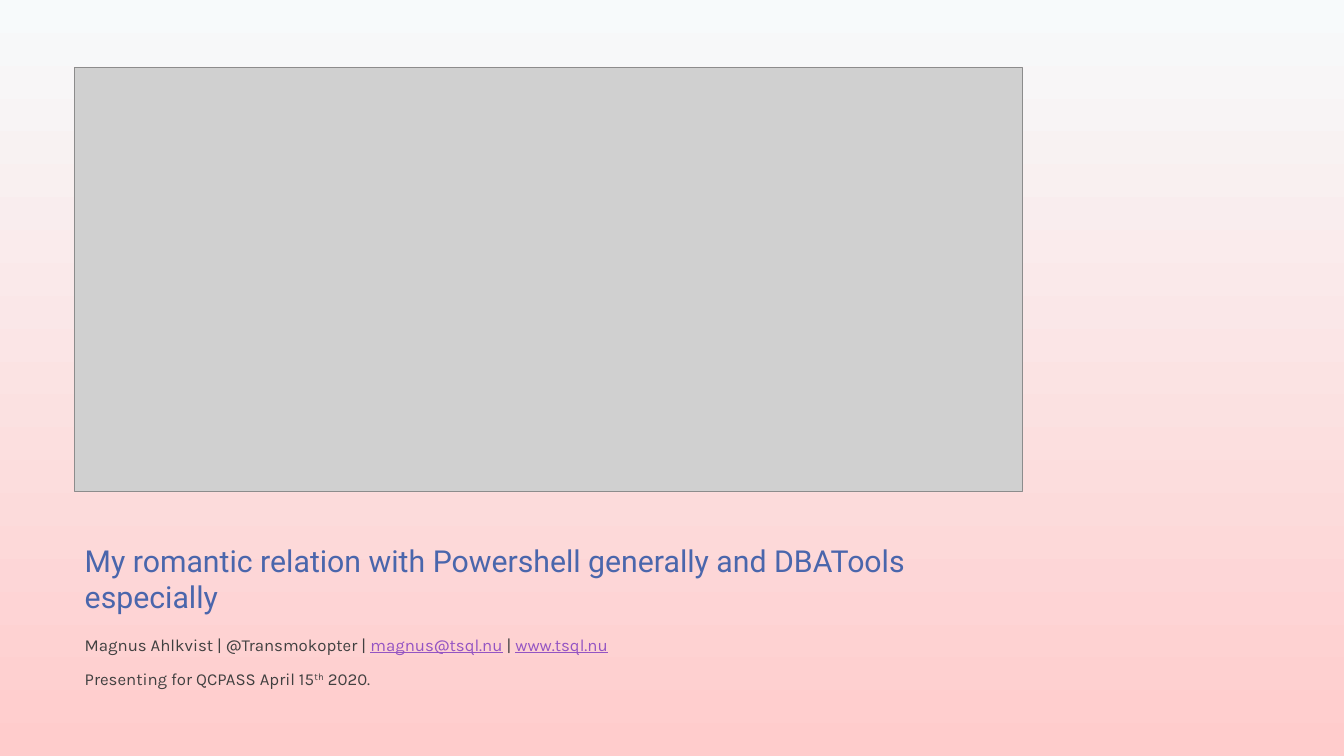
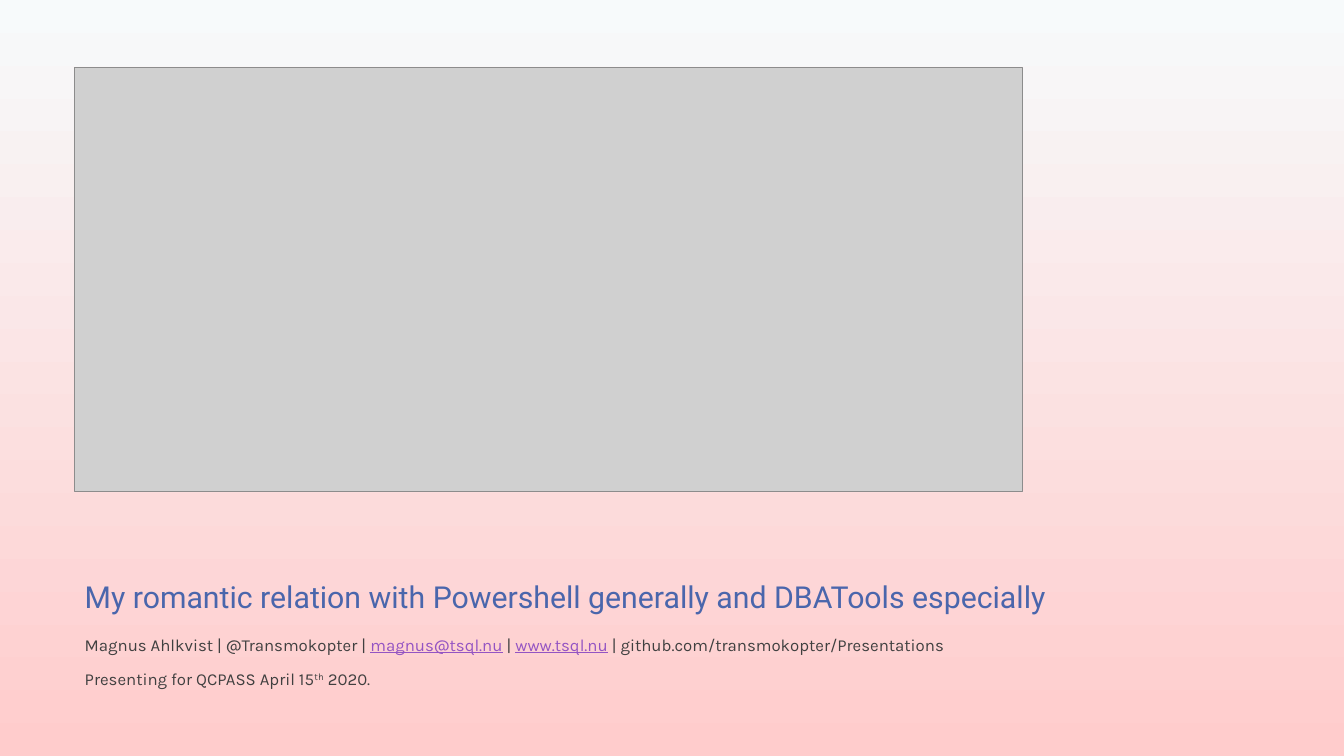
Before and after one commit to transmokopter/Presentations, a slide deck: slide 1 of ILoveDBATools/ILoveDBATools.pptx. Drawn at 1344x756 pixels with LibreOffice and Linux fonts; fonts in the diff are those of the drawing; grey boxes stand for pictures; background and template pictures are left out. Boxes give left, top, right and bottom in pixels: in the first picture for what was removed or moved away, otherwise in the second. Text is boxed around its words. In the diff, an @@ line names an element or a change of style, - is before the commit and + after.

```diff
--- a/ILoveDBATools/ILoveDBATools.pptx
+++ b/ILoveDBATools/ILoveDBATools.pptx
@@ title "My romantic relation with Powershell ..." rewrapped from (85, 549, 905, 615) to (85, 585, 1045, 615) @@
@@ text at (85, 638, 944, 655): text changed @@
-Magnus Ahlkvist | @Transmokopter | magnus@tsql.nu | www.tsql.nu
+Magnus Ahlkvist | @Transmokopter | magnus@tsql.nu | www.tsql.nu | github.com/transmokopter/Presentations
```
Also in this commit, not shown: 3 other slides changed, 3 slides added, 9 slides removed, 6 other files.
